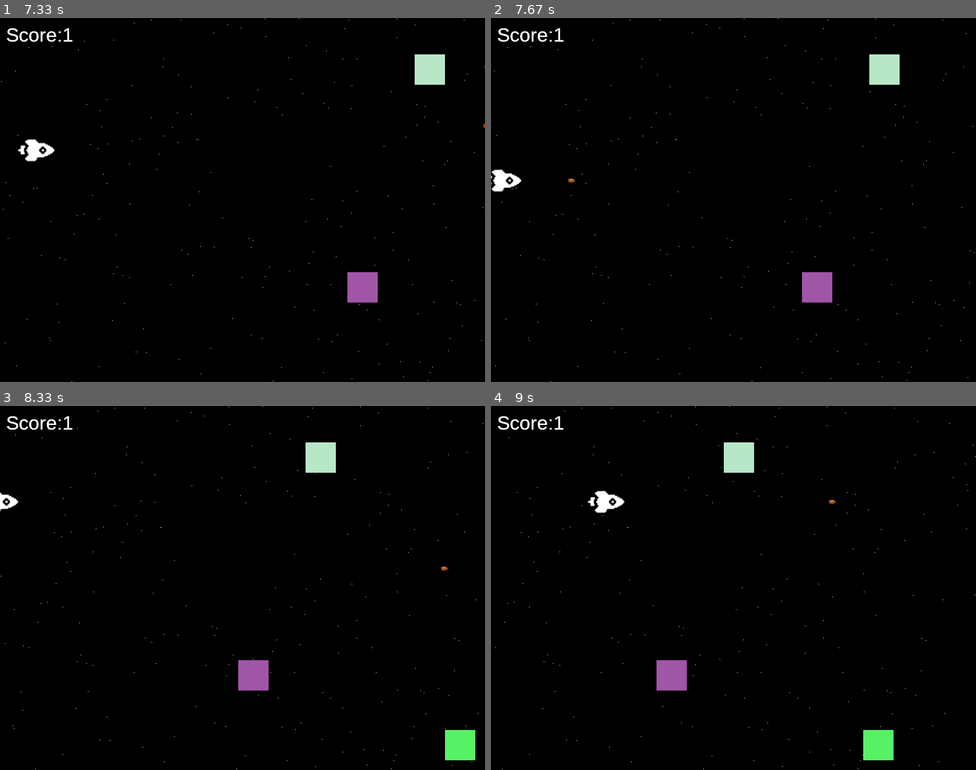
Above: before the commit, frames 1-4 (two rows, left to right).
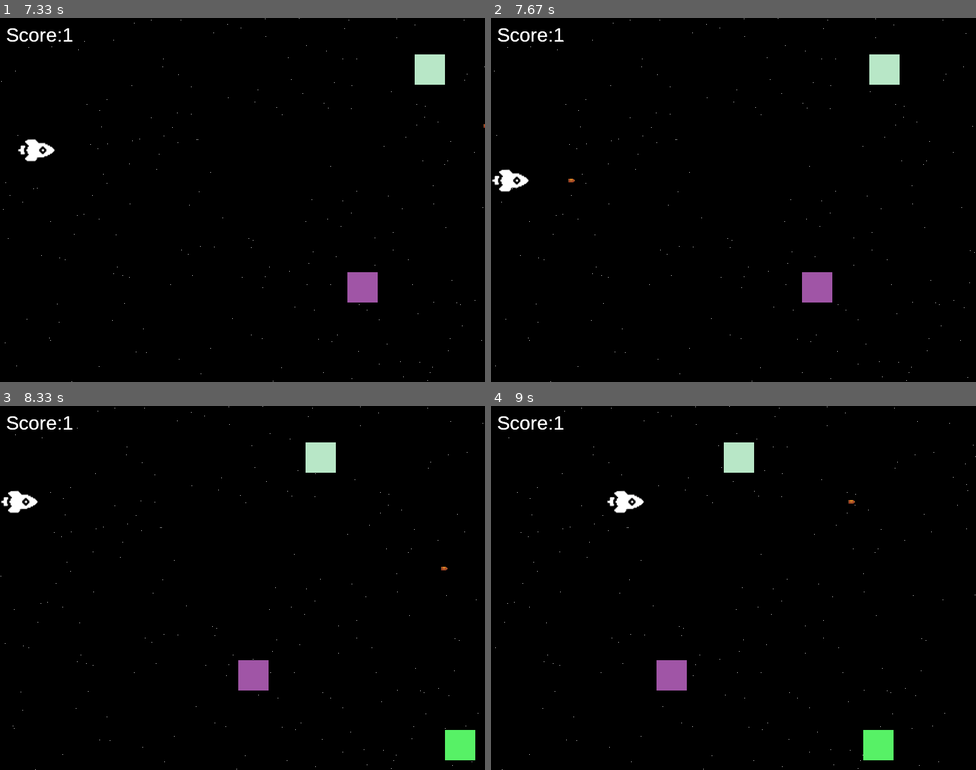
Above: after the commit, the same moments.

Repository: Rmdru/HR-pygame
Game: pygame game, started from main.py
Same seed, same stepped clock (60 frames per second), same inputs: the game is played once before the commit and once after it.
Inputs (mouse positions are in pixels of both pictures, inside the frame that each line leads up to):
- Up to frame 1 (7.33 s): click "Play!!!" at 0.38 s; hold D 0.67-1.13 s; move the mouse to (223, 214) at 0.7 s; hold W 1.17-1.47 s; tap Space at 1.23, 1.57, 1.87, 2.07, 2.37, 2.63, 2.97, 3.27, 3.4, 3.8, 4.1, 4.47, 4.87, 5.17, 5.37, 5.67, 5.87, 6.2, 6.5, 6.7, 7, 7.27 s; hold D 1.5-1.97 s; hold A 2-2.53 s; hold S 2.57-2.87 s; hold A 2.9-3.3 s; hold W 3.33-3.7 s; hold D 3.73-4.37 s; hold S 4.4-4.77 s; hold A 4.8-5.27 s; hold D 5.3-5.77 s; hold W 5.8-6.1 s; hold D 6.13-6.6 s; hold A 6.63-7.17 s; hold S from 7.2 s (still down)
- Up to frame 2 (7.67 s): release S at 7.5 s; hold A from 7.53 s (still down); tap Space at 7.6 s
- Up to frame 3 (8.33 s): tap Space at 7.9, 8.03 s; release A at 7.93 s; hold W from 7.97 s (still down)
- Up to frame 4 (9 s): release W at 8.33 s; hold D from 8.37 s (still down); tap Space at 8.43, 8.73 s

Frame 1 is identical in both runs. In frame 2, 0.3% of the frame differs, in the area x 0-8%, y 41-48%; in frame 3, 0.3%; in frame 4, 0.5%, in the area x 19-76%, y 23-30%.

Commit message:
borders fixed

Diff:
--- a/main.py
+++ b/main.py
@@ -283,18 +283,14 @@
                     target_amount += 1
 
         # Stop player if they hit the screen border
-        if playerX <= 0:
-            playerX = 0
-        if playerX >= SCREEN_WIDTH - PlayerImg_X_size:
-            playerX = SCREEN_WIDTH - PlayerImg_X_size
-        if playerY <= 0:
-            playerY = 0
-        if playerY >= SCREEN_HEIGHT - PlayerImg_Y_size:
-            playerY = SCREEN_HEIGHT - PlayerImg_Y_size
-
-        # Prevent player from going too far right
+        if playerX <= 0 + (PlayerImg_X_size // 2):
+            playerX = 0 + (PlayerImg_X_size // 2)
         if playerX >= SCREEN_WIDTH * 0.60:
             playerX = SCREEN_WIDTH * 0.60
+        if playerY <= 0 + (PlayerImg_Y_size // 2):
+            playerY = 0 + (PlayerImg_Y_size // 2)
+        if playerY >= SCREEN_HEIGHT - (PlayerImg_Y_size // 2):
+            playerY = SCREEN_HEIGHT - (PlayerImg_Y_size // 2)
 
         # Bullet movement
         if bullet_state == "fire":
